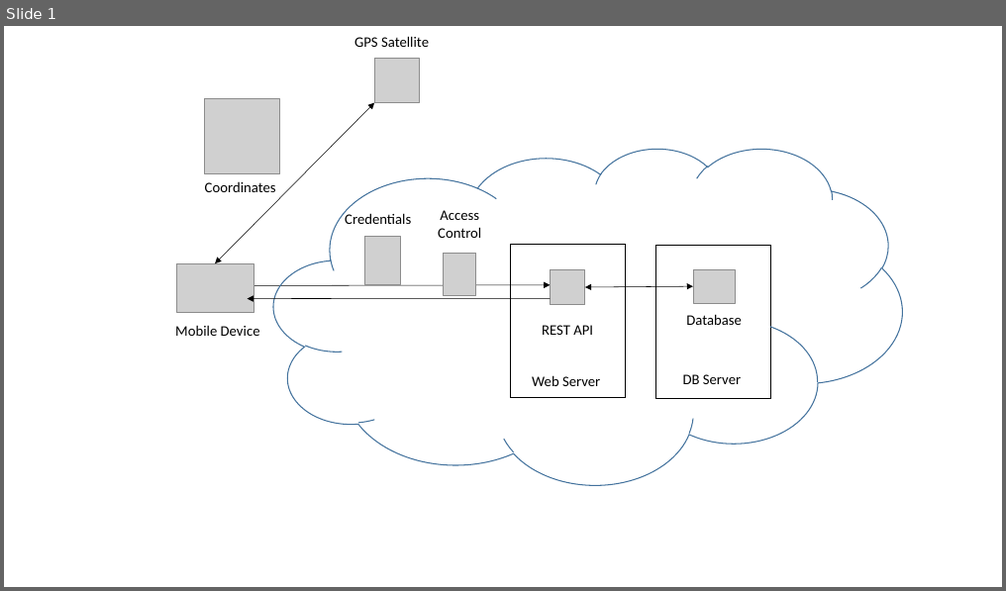
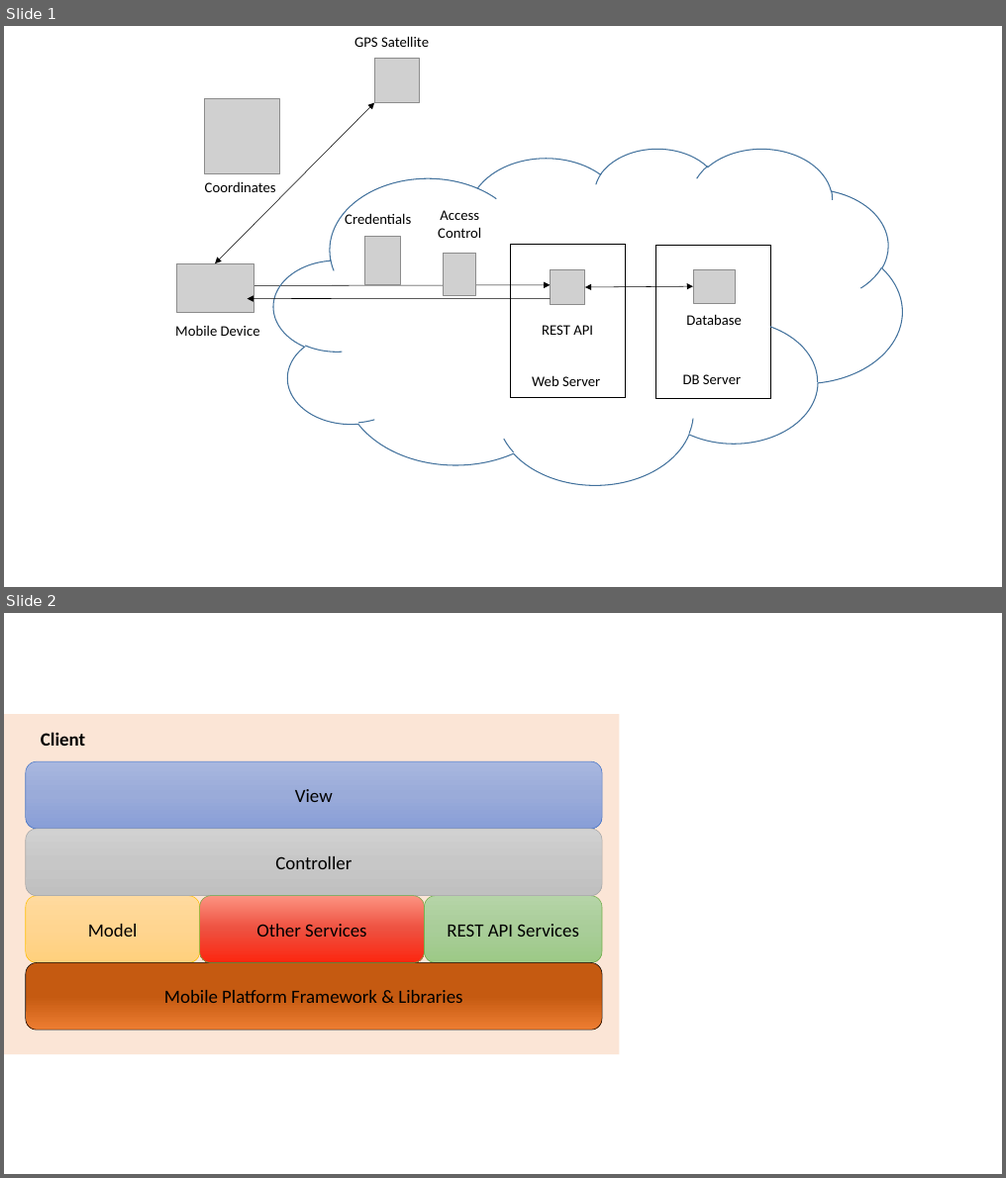
Before and after one commit to dschenkelman/social-toilet, a slide deck: diagfisico.pptx. Shown one above the other, each under a label of ours: slide 1 before the commit, slides 1 and 2 after it. The pictures are 1006x591 and 1006x1178 pixels, drawn with LibreOffice and Linux fonts; fonts in the diff are those of the drawing; grey boxes stand for pictures. Boxes give left, top, right and bottom in pixels: in the first picture for what was removed or moved away, otherwise in the second. Text is boxed around its words. In the diff, an @@ line names an element or a change of style, - is before the commit and + after.

```diff
--- a/diagfisico.pptx
+++ b/diagfisico.pptx
@@ slide 2 added at <box>4,613,1002,1174</box>, background #FFFFFF @@
@@ rectangle added at <box>4,714,620,1055</box>, fill #FBE5D6 @@
@@ text added at <box>41,732,85,746</box>, 18 pt, text #000000, bold @@
+Client
@@ rounded rectangle added at <box>26,761,602,830</box>, fill gradient #A8B7DF to #9AABD9 to #889ED7, outline #4472C4 0.5 pt, 18 pt, text #000000 @@
+View
@@ rounded rectangle added at <box>26,829,602,896</box>, fill gradient #D2D2D2 to #C8C8C8 to #C0C0C0, outline #A5A5A5 0.5 pt, 18 pt, text #000000 @@
+Controller
@@ rounded rectangle added at <box>26,896,200,963</box>, fill gradient #FFDB9E to #FFD590 to #FFD07C, outline #FFC000 0.5 pt, 18 pt, text #000000 @@
+Model
@@ rounded rectangle added at <box>200,896,425,963</box>, fill gradient #FC9280 to #EE5140 to #FC2610, outline #70AD47 0.5 pt, 18 pt, text #000000 @@
+Other Services
@@ rounded rectangle added at <box>425,896,602,963</box>, fill gradient #B5D5A7 to #AACE9A to #9CC987, outline #70AD47 0.5 pt, 18 pt, text #000000 @@
+REST API Services
@@ rounded rectangle added at <box>26,963,602,1031</box>, fill gradient #C55A11 to #ED7D31, outline #000000 0.5 pt, 18 pt, text #000000 @@
+Mobile Platform Framework & Libraries
```
Also in this commit, not shown: 1 other slide added, 1 other file.
